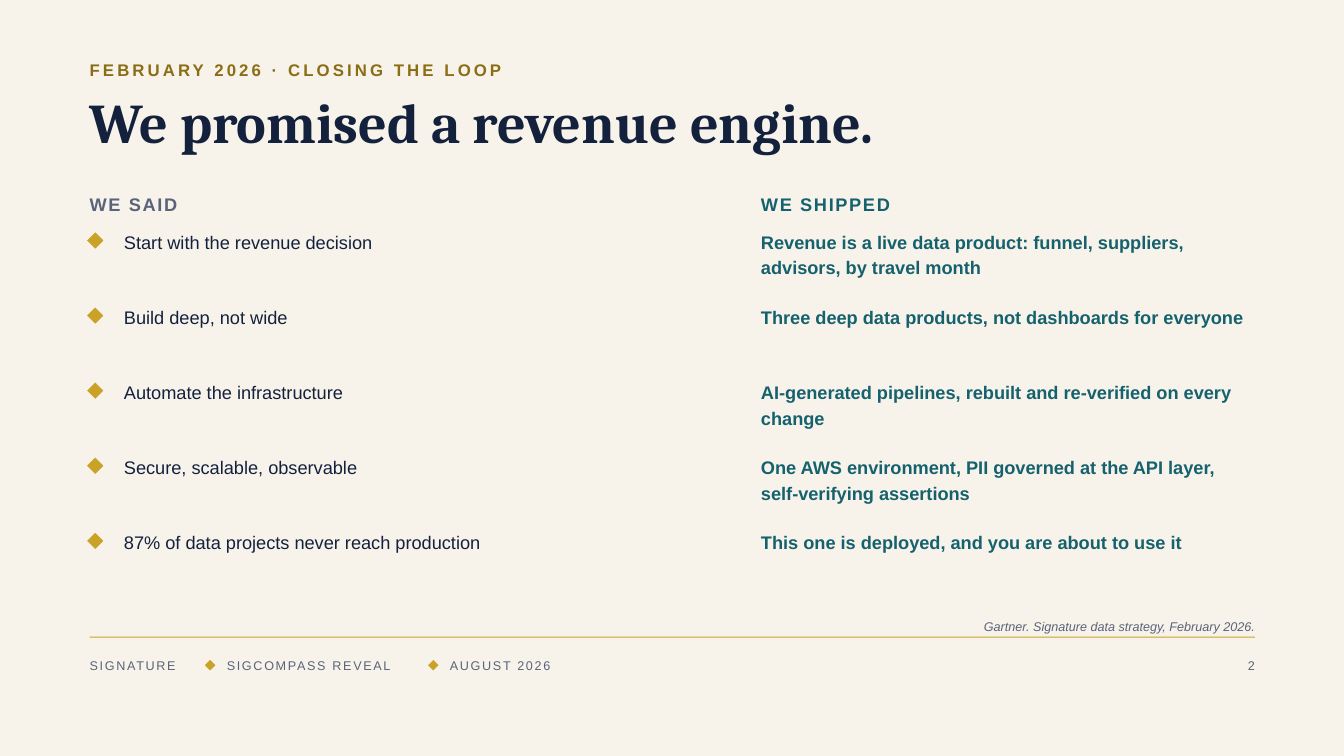
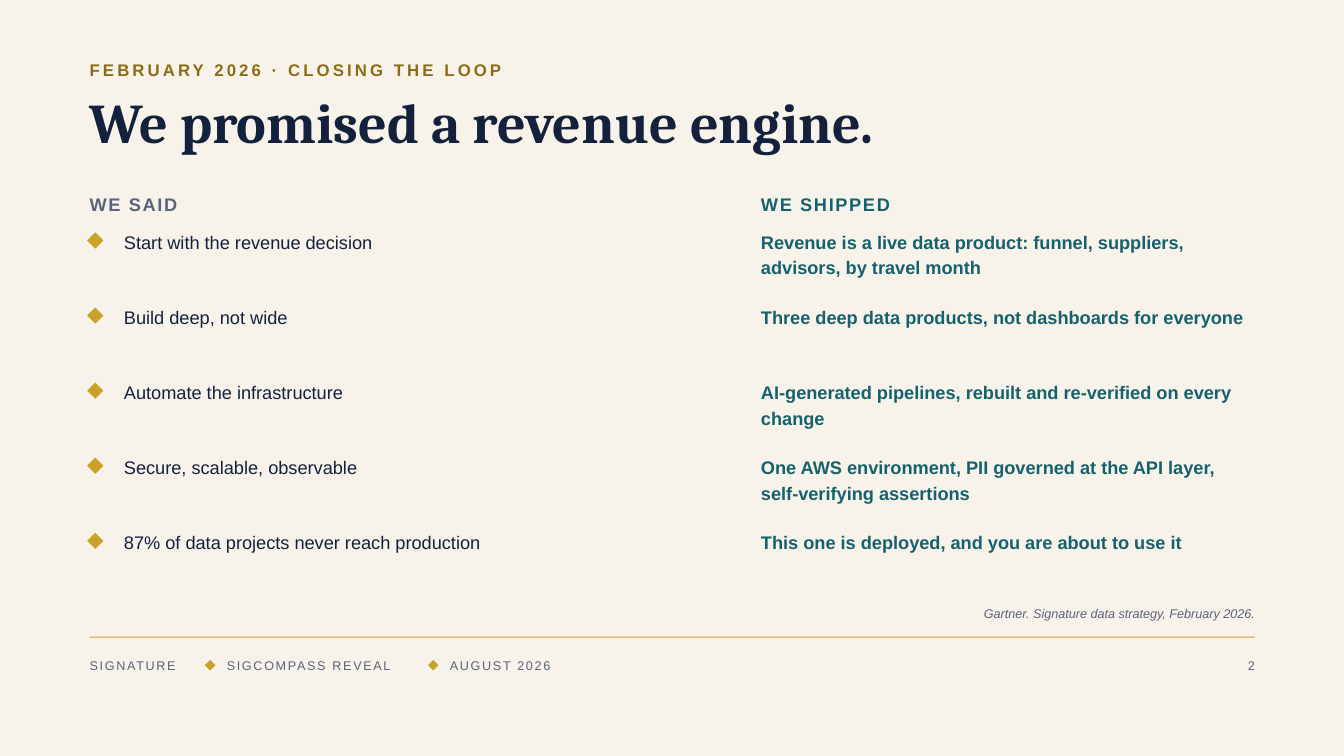
Before and after one commit to denisekgosnell/Donna, a slide deck: slide 2 of decks/sigcompass-reveal.pptx. Drawn at 1344x756 pixels with LibreOffice and Linux fonts; fonts in the diff are those of the drawing. Boxes give left, top, right and bottom in pixels: in the first picture for what was removed or moved away, otherwise in the second. Text is boxed around its words. In the diff, an @@ line names an element or a change of style, - is before the commit and + after.

```diff
--- a/decks/sigcompass-reveal.pptx
+++ b/decks/sigcompass-reveal.pptx
@@ text "Gartner. Signature data strategy, February ...": place and size @@
-text "Gartner. Signature data strategy, February ..." at <box>984,622,1255,634</box>
+text "Gartner. Signature data strategy, February ..." at <box>984,609,1255,621</box>
```
Also in this commit, not shown: 3 other files.
